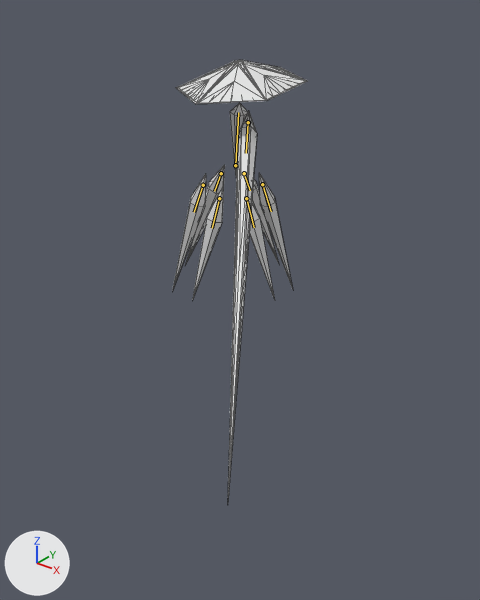
Two versions of the glTF model glb_imports/Clarity.glb, one commit apart.
One viewpoint serves both versions: a camera (50 mm lens) standing at (45.2, -55.9, 23.0) and looking at (9.5, -11.3, -4.6). The lights are fixed; the arrows at lower left show +X, +Y and +Z. The first picture is the older version. Both versions are drawn at frame 86 of the action 'LongSlice'; the numbers are the values there. The bones that change, and the others that lie on the model, are drawn over the model as lines. Mesh edges are drawn as thin lines.

Names of what the first picture shows: 'Arm', 'BackRight', 'FrontLeft', 'FrontRight', 'Hat', 'MiddleLeft', 'MiddleRight' and 2 more.
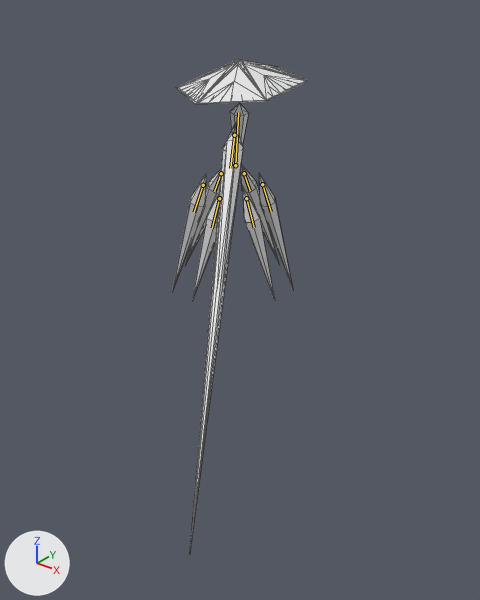
Location of each change, (x1, y1, x2, y2) in pixels of the pictures (480 x 600 px):
```json
{"object": "Arm", "change": "posed", "before": [228, 111, 257, 496], "after": [190, 122, 243, 549], "on screen": "80% wider, 11% taller"}
{"bone": "Arm", "before": "(248, 122) to (246, 153)", "after": "(234, 135) to (230, 168)"}
```

Scene script edits in JSON lines:
```json
{"block": "bone_arm", "where": "bone_arm = bpy.data.objects['Armature'].pose.bones['Arm']  # child of 'Center'"}
{"op": "set", "path": "bone_arm.location", "old": "(-2.26, -4.8, 0.62)", "new": "(-2.76, -4.86, 3.95)"}
{"op": "set", "path": "bone_arm.rotation_quaternion", "old": "(-0.539, -0.793, 0.286, 0.013)", "new": "(-0.541, -0.787, 0.297, 0.026)", "note": "degrees (116, -17, -29) -> degrees (115, -16, -31)"}
```
